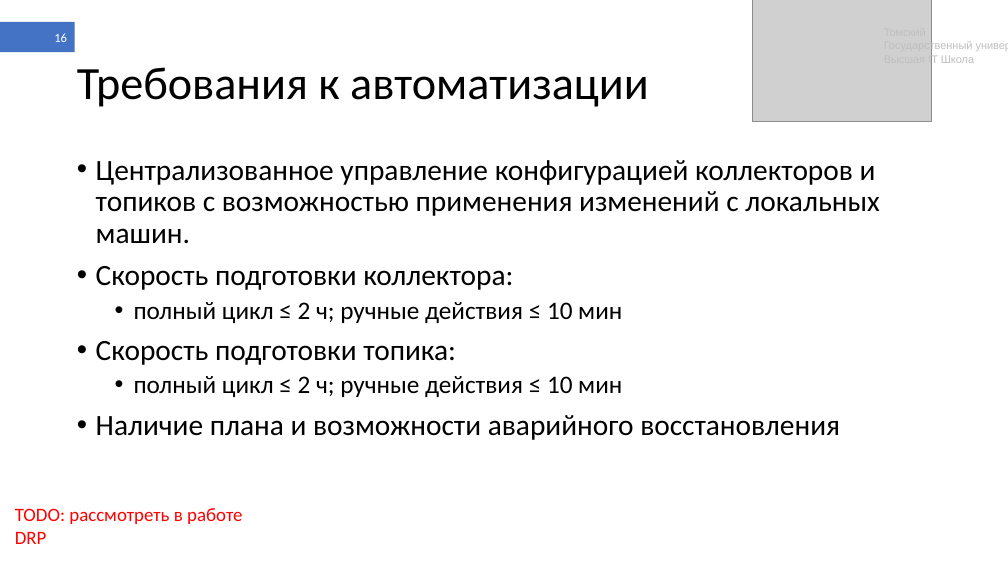
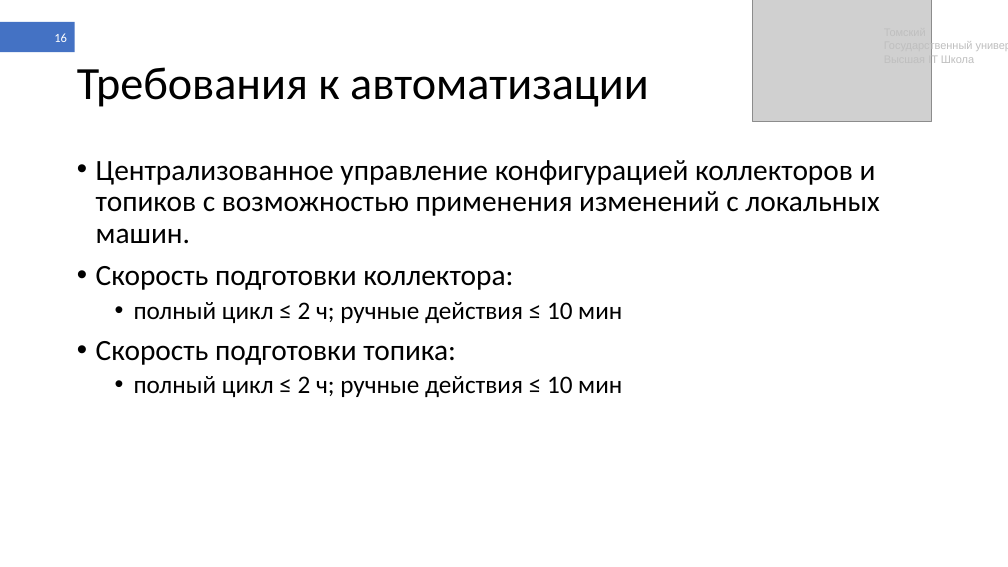
Before and after one commit to shameoff/GraduateWork, a slide deck: slide 16 of Презентация ВКР (в шаблоне).pptx. Drawn at 1008x567 pixels with LibreOffice and Linux fonts; fonts in the diff are those of the drawing; grey boxes stand for pictures. Boxes give left, top, right and bottom in pixels: in the first picture for what was removed or moved away, otherwise in the second. Text is boxed around its words. In the diff, an @@ line names an element or a change of style, - is before the commit and + after.

```diff
--- a/Презентация ВКР (в шаблоне).pptx
+++ b/Презентация ВКР (в шаблоне).pptx
@@ text at <box>96,415,840,440</box>: paragraph removed @@
-• Наличие плана и возможности аварийного восстановления
@@ text removed at <box>15,508,242,544</box> @@
-TODO: рассмотреть в работе DRP
```
Also in this commit, not shown: 14 other slides changed, 2 slides added, 1 slide removed.
